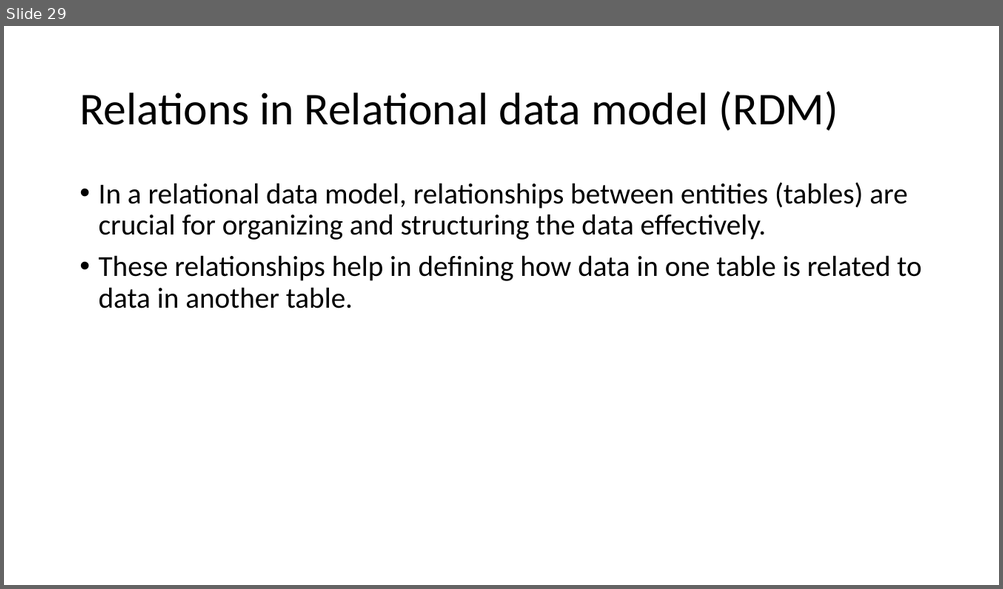
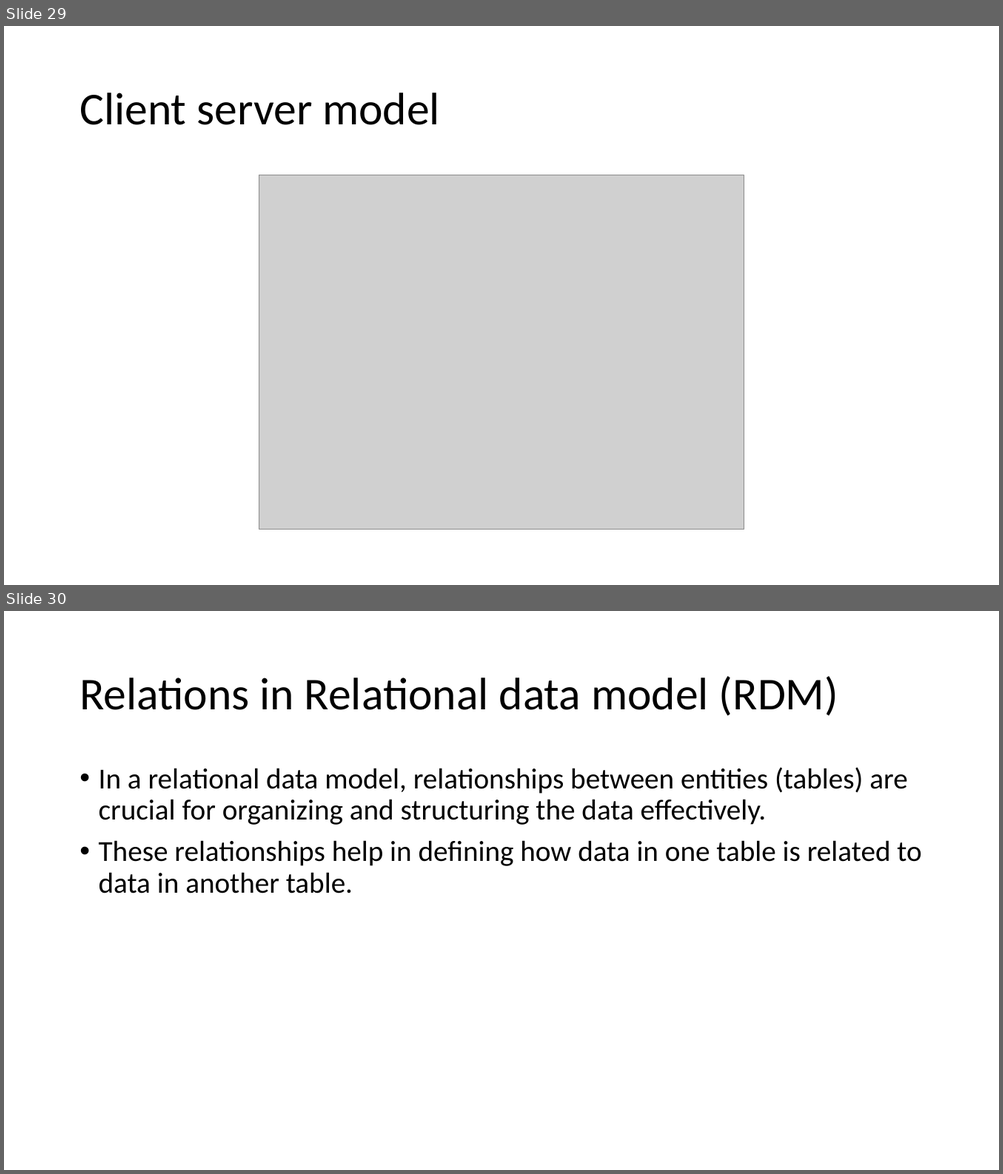
Before and after one commit to motazsaad/Exploratory-Analysis-of-Big-Data, a slide deck: PPT slides/02 EDABDC - Data Models - part 1.pptx. Shown one above the other, each under a label of ours: slide 29 before the commit, slides 29 and 30 after it. The pictures are 1003x589 and 1003x1174 pixels, drawn with LibreOffice and Linux fonts; fonts in the diff are those of the drawing; grey boxes stand for pictures. Boxes give left, top, right and bottom in pixels: in the first picture for what was removed or moved away, otherwise in the second. Text is boxed around its words. In the diff, an @@ line names an element or a change of style, - is before the commit and + after.

```diff
--- a/PPT slides/02 EDABDC - Data Models - part 1.pptx
+++ b/PPT slides/02 EDABDC - Data Models - part 1.pptx
@@ slide 29 added at <box>4,26,999,585</box>, background #FFFFFF @@
@@ title added at <box>79,93,440,125</box>, 44 pt, text #000000 @@
+Client server model
@@ picture added at <box>259,175,743,531</box> @@
@@ what was slide 29 is now slide 30 @@
```
